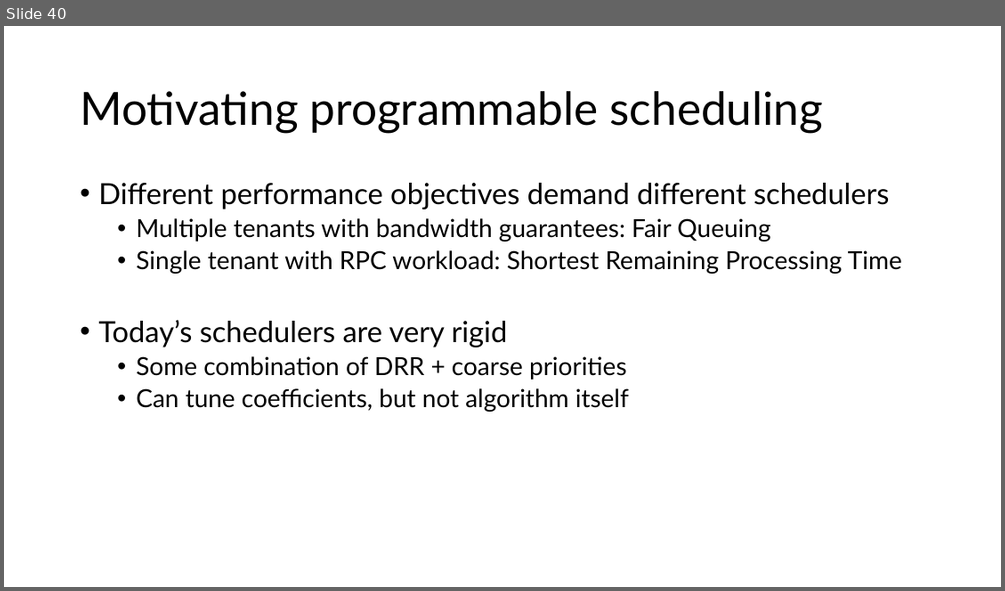
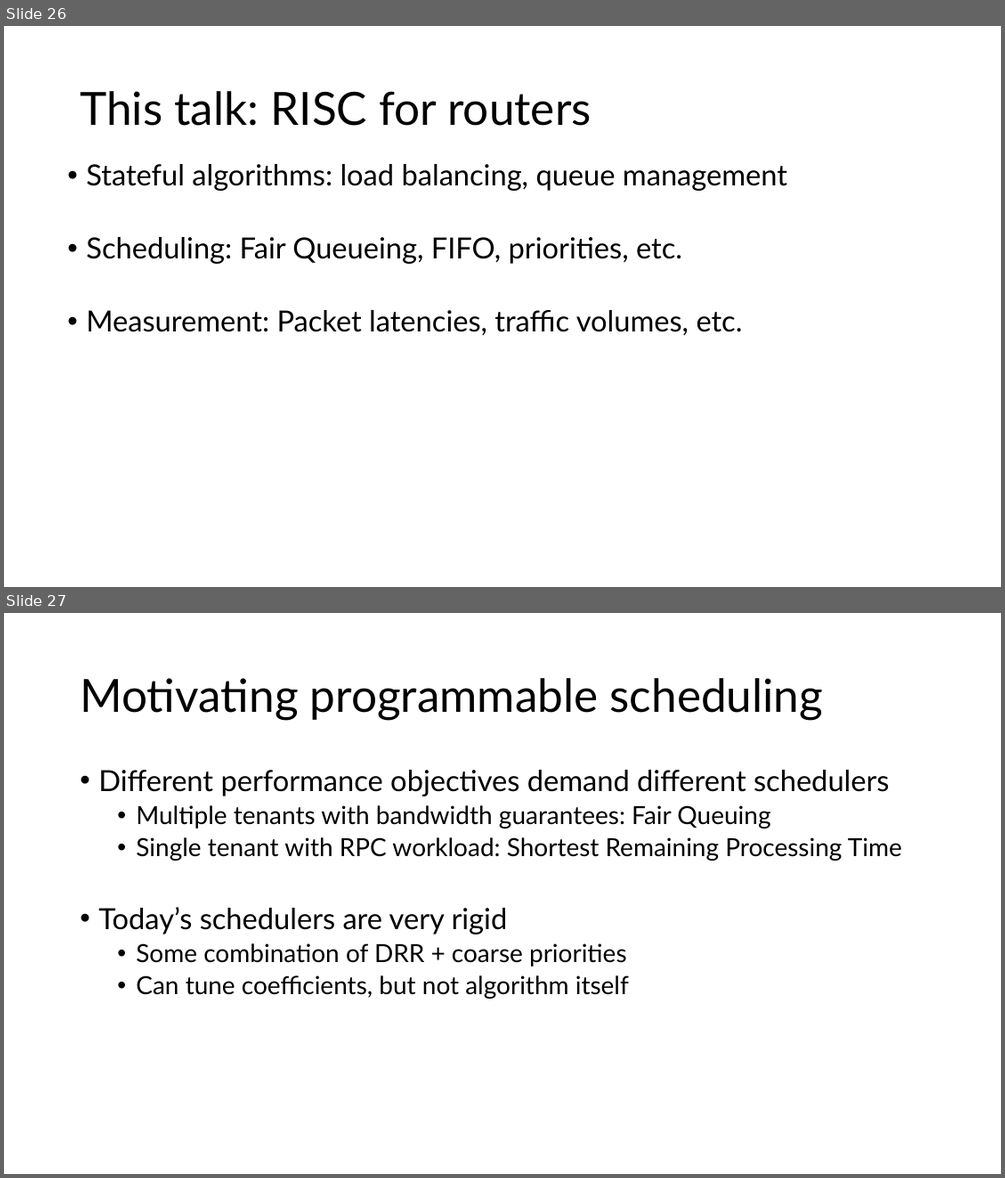
Before and after one commit to anirudhSK/pifo-domino-marple-ppts, a slide deck: combined_domino_pifo.pptx. Shown one above the other, each under a label of ours: slide 40 before the commit, slides 26 and 27 after it. The pictures are 1005x591 and 1005x1178 pixels, drawn with LibreOffice and Linux fonts; fonts in the diff are those of the drawing. Boxes give left, top, right and bottom in pixels: in the first picture for what was removed or moved away, otherwise in the second. Text is boxed around its words. In the diff, an @@ line names an element or a change of style, - is before the commit and + after.

```diff
--- a/combined_domino_pifo.pptx
+++ b/combined_domino_pifo.pptx
@@ slide 26 added at [4,26,1001,587], background #FFFFFF @@
@@ title added at [46,91,218,110], 44 pt, text #FFFFFF @@
+This Talk
@@ text added at [80,91,591,126], 44 pt, text #000000 @@
+This talk: RISC for routers
@@ text added at [86,164,787,335], 28 pt, text #000000 @@
+  • Stateful algorithms: load balancing, queue management
+  • Scheduling: Fair Queueing, FIFO, priorities, etc.
+  • Measurement: Packet latencies, traffic volumes, etc.
@@ what was slide 40 is now slide 27 @@
```
Also in this commit, not shown: 15 slides changed, 3 other slides added, 17 slides removed.
